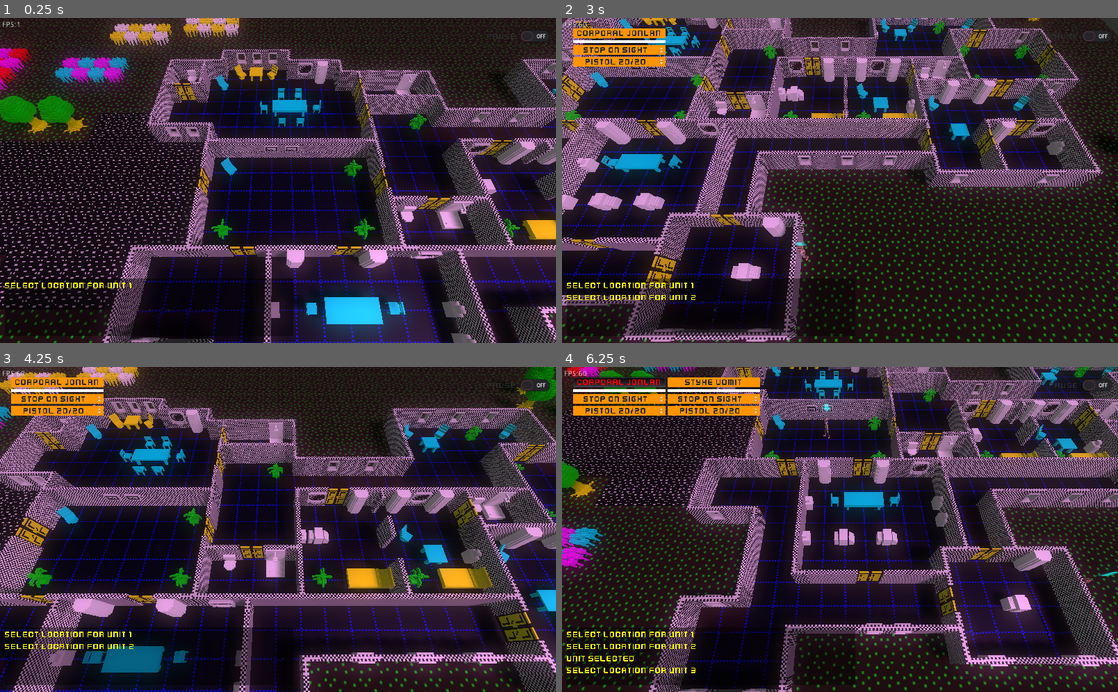
Above: before the commit, frames 1-4 (two rows, left to right).
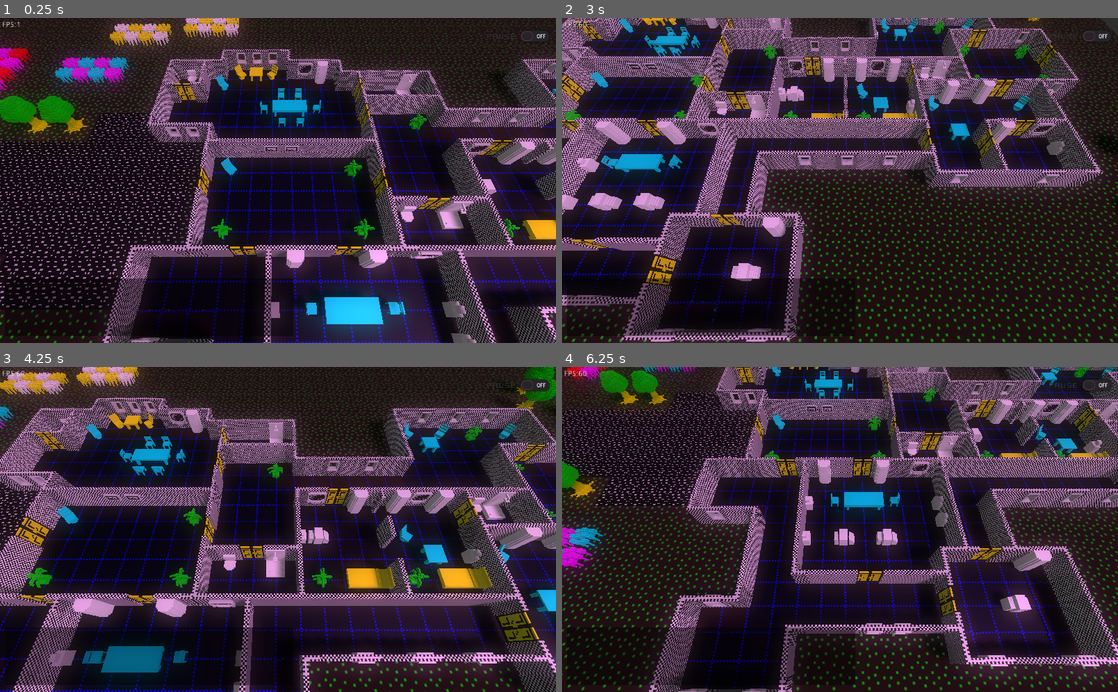
Above: after the commit, the same moments.

Repository: SteveSmith16384/LaserFodder
Game: Godot game, scene res://Main.tscn
Same seed, same stepped clock (60 frames per second), same inputs: the game is played once before the commit and once after it.
Inputs (mouse positions are in pixels of both pictures, inside the frame that each line leads up to):
- Up to frame 1 (0.25 s): no input
- Up to frame 2 (3 s): move the mouse to (962, 164) at 0.52 s; hold D (right) 0.53-1.28 s; tap one key every 0.75 s from 0.6 s: 1 (unit_1) 2 (unit_2) 3 (unit_3) 4 (unit_4); click (962, 164) at 0.67 s; move the mouse to (728, 196) at 1.27 s; hold S (down) 1.28-2.03 s; move the mouse to (895, 109) at 2.02 s; hold D (right) 2.03-2.78 s; move the mouse to (812, 245) at 2.77 s; hold W (up) from 2.78 s (still down); click (812, 245) at 2.92 s
- Up to frame 3 (4.25 s): move the mouse to (444, 578) at 3.52 s; release W (up) at 3.53 s; hold A (left) from 3.53 s (still down); tap 5 (unit_5) at 3.6 s; tap R (reload, bound only after the commit) at 4.15 s
- Up to frame 4 (6.25 s): move the mouse to (673, 480) at 4.27 s; tap 1 (unit_1) at 4.35 s; move the mouse to (867, 529) at 5.02 s; release A (left) at 5.03 s; hold S (down) 5.03-5.78 s; tap 2 (unit_2) at 5.1 s; click (867, 529) at 5.17 s; move the mouse to (756, 448) at 5.77 s; hold D (right) from 5.78 s (still down); tap 3 (unit_3) at 5.85 s

The runs differ from the first frame. In frame 1, 0.2% of the frame differs, in the area x 0-24%, y 81-84%; in frame 2, 1.9%; in frame 3, 1.8%; in frame 4, 3.8%, in the area x 0-100%, y 2-95%.
Error before the commit: Invalid get index '0' (on base: 'Array'). (res://GameScene.gd:27)
Error after the commit: Parse Error: The identifier "player" isn't declared in the current scope. (res://GameScene.gd:262)

Commit message:
Can reload

Diff:
--- a/src/CarriedAP100Grenade.tscn
+++ b/src/CarriedAP100Grenade.tscn
@@ -7,7 +7,7 @@
 
 [node name="IsItem" parent="." instance=ExtResource( 1 )]
 item_name = "Grenade"
-one_off = true
+one_off_shot = true
 
 [node name="IsGrenade" parent="." instance=ExtResource( 2 )]
 radius = 7.0
--- a/src/CarriedAP25Grenade.tscn
+++ b/src/CarriedAP25Grenade.tscn
@@ -7,7 +7,7 @@
 
 [node name="IsItem" parent="." instance=ExtResource( 1 )]
 item_name = "Grenade"
-one_off = true
+one_off_shot = true
 
 [node name="IsGrenade" parent="." instance=ExtResource( 2 )]
 radius = 5.0
--- a/src/CarriedAP50Grenade.tscn
+++ b/src/CarriedAP50Grenade.tscn
@@ -7,7 +7,7 @@
 
 [node name="IsItem" parent="." instance=ExtResource( 1 )]
 item_name = "Grenade"
-one_off = true
+one_off_shot = true
 
 [node name="IsGrenade" parent="." instance=ExtResource( 2 )]
 radius = 6.0
--- /dev/null
+++ b/src/CarriedAutogun.tscn
@@ -0,0 +1,15 @@
+[gd_scene load_steps=4 format=2]
+
+[ext_resource path="res://components/IsItem.tscn" type="PackedScene" id=1]
+[ext_resource path="res://components/IsGun.tscn" type="PackedScene" id=2]
+[ext_resource path="res://Bullet.tscn" type="PackedScene" id=3]
+
+[node name="CarriedAutogun" type="Node"]
+
+[node name="IsGun" parent="." instance=ExtResource( 2 )]
+damage = 60.0
+accuracy = 60
+bullet_class = ExtResource( 3 )
+
+[node name="IsItem" parent="." instance=ExtResource( 1 )]
+item_name = "Autogun"
--- /dev/null
+++ b/src/CarriedLasPack.tscn
@@ -0,0 +1,8 @@
+[gd_scene load_steps=2 format=2]
+
+[ext_resource path="res://components/IsItem.tscn" type="PackedScene" id=1]
+
+[node name="CarriedLasPack" type="Node"]
+
+[node name="IsItem" parent="." instance=ExtResource( 1 )]
+item_name = "Las Pack"
--- /dev/null
+++ b/src/CarriedRocket.tscn
@@ -0,0 +1,12 @@
+[gd_scene load_steps=3 format=2]
+
+[ext_resource path="res://components/IsItem.tscn" type="PackedScene" id=1]
+[ext_resource path="res://components/IsAmmo.tscn" type="PackedScene" id=2]
+
+[node name="CarriedRocket" type="Node"]
+
+[node name="IsItem" parent="." instance=ExtResource( 1 )]
+item_name = "Rocket"
+
+[node name="IsAmmo" parent="." instance=ExtResource( 2 )]
+ammo_type = 1
--- a/src/CarriedRocketLauncher.tscn
+++ b/src/CarriedRocketLauncher.tscn
@@ -8,8 +8,13 @@
 
 [node name="IsItem" parent="." instance=ExtResource( 1 )]
 item_name = "Rocket Launcher"
+one_off_shot = true
 
 [node name="IsGun" parent="." instance=ExtResource( 2 )]
 opp_fire = false
+reload_time_millis = 5000.0
 burst_size = 1
+max_ammo = 1
+infinite_ammo = false
 bullet_class = ExtResource( 3 )
+ammo_type = 1
--- a/src/CreateEquipment.gd
+++ b/src/CreateEquipment.gd
@@ -1,20 +1,25 @@
 class_name CreateEquipment
 extends Node
 
-enum EquipType { Pistol, AP25, AP50, AP100, MediKit, RocketLauncher }
+enum EquipType { Pistol, Autogun, AP25, AP50, AP100, MediKit, RocketLauncher, Rocket }
 
 const carriedpistol_class = preload("res://CarriedPistol.tscn")
+const carriedautogun_class = preload("res://CarriedAutogun.tscn")
+const carriedlaspack_class = preload("res://CarriedLasPack.tscn")
 const carriedap25grenade_class = preload("res://CarriedAP25Grenade.tscn")
 const carriedap50grenade_class = preload("res://CarriedAP50Grenade.tscn")
 const carriedap100grenade_class = preload("res://CarriedAP100Grenade.tscn")
-#const carriedrocketlauncher_class = preload("res://CarriedRocketLauncher.tscn")
+const carriedrocketlauncher_class = preload("res://CarriedRocketLauncher.tscn")
 const carriedmedikit_class = preload("res://CarriedMediKit.tscn")
+const carriedrocket_class = preload("res://CarriedRocket.tscn")
 
 
 static func get_equipment(type: int):
 	match type:
 		EquipType.Pistol:
 			return carriedpistol_class.instance()
+		EquipType.Autogun:
+			return carriedautogun_class.instance()
 		EquipType.AP25:
 			return carriedap25grenade_class.instance()
 		EquipType.AP50:
@@ -23,7 +28,9 @@
 			return carriedap100grenade_class.instance()
 		EquipType.MediKit:
 			return carriedmedikit_class.instance()
-#		EquipType.RocketLauncher:
-#			return carriedrocketlauncher_class.instance()
+		EquipType.RocketLauncher:
+			return carriedrocketlauncher_class.instance()
+		EquipType.Rocket:
+			return carriedrocket_class.instance()
 		_:
 			push_error("Unknown type:" + str(type))
--- a/src/FiredRocket.gd
+++ b/src/FiredRocket.gd
@@ -13,7 +13,7 @@
 	pass
 
 
-func init(gun_data):
+func init(_shooter, _side, gun_data, _col:Color):
 	is_gun = gun_data
 	pass
 
--- a/src/GameScene.gd
+++ b/src/GameScene.gd
@@ -37,6 +37,8 @@
 	elif Input.is_action_just_pressed("unit_5"):
 		var players = get_tree().get_nodes_in_group("player")
 		_on_player_selected(players[4])
+	elif Input.is_action_just_pressed("reload"):
+		_reload()
 	pass
 
 
@@ -105,7 +107,7 @@
 				# Shoot!
 				var can_carry = selected_unit.get_node("CanCarry")
 				if can_carry.current_item != null:
-					if can_carry.current_item.get_node("IsItem").one_off:
+					if can_carry.current_item.get_node("IsItem").one_off_shot:
 						shoot_clicked = false
 					var can_shoot = selected_unit.get_node("CanUseItem")
 					var shot_fired = can_shoot.use_item(can_carry.current_item, result.position)
@@ -183,16 +185,12 @@
 	player.get_node("UnitData").init(Globals.get_unit_name(idx), Globals.SIDE_PLAYER)
 
 	player.connect("health_changed", self, "_on_player_health_changed")
-	#self.call_deferred("add_child", player)
 	$SternersHouse.add_child(player)
 
 	var num = get_tree().get_nodes_in_group("player").size()
 	player.set_label(num)
 
 	$GameUI.add_player_icon(player)
-
-#	if selected_unit == null:
-#		_on_player_selected(player)
 	pass
 
 
@@ -238,3 +236,29 @@
 #			selected_unit = null
 		append_log(unit_data.unit_name + " HAS BEEN KILLED!")
 	pass
+
+
+func _reload():
+	var can_carry:CanCarry = selected_unit.get_node("CanCarry")
+	var gun:IsGun = can_carry.current_item.find_node("IsGun", false)
+	if gun == null:
+		return
+
+	if gun.get_ammo() >= gun.max_ammo:
+		append_log("Weapon already at full ammo")
+		return
+
+	for item in can_carry.items:
+		var ammo = item.find_node("IsAmmo", false)
+		if ammo == null:
+			continue
+		if ammo.ammo_type != gun.ammo_type:
+			continue
+
+		gun.reload()
+		can_carry.items.erase(item)
+		append_log("Weapon reloaded")
+		# todo - player can't shoot until reload time
+		player.emit_signal_equipment_changed()
+		break
+	pass
--- a/src/PlayerUnit.gd
+++ b/src/PlayerUnit.gd
@@ -1,11 +1,4 @@
 extends KinematicBody
-
-#const carriedpistol_class = preload("res://CarriedPistol.tscn")
-#const carriedap25grenade_class = preload("res://CarriedAP25Grenade.tscn")
-#const carriedap50grenade_class = preload("res://CarriedAP50Grenade.tscn")
-#const carriedap100grenade_class = preload("res://CarriedAP100Grenade.tscn")
-#const carriedrocketlauncher_class = preload("res://CarriedRocketLauncher.tscn")
-#const carriedmedikit_class = preload("res://CarriedMediKit.tscn")
 
 signal health_changed
 signal equipment_changed2
@@ -13,7 +6,7 @@
 onready var model = $Rotator/Spacesuit
 
 func _ready():
-	var pistol = CreateEquipment.get_equipment(CreateEquipment.EquipType.Pistol)# carriedpistol_class.instance()#rocketlauncher_class.instance()#
+	var pistol = CreateEquipment.get_equipment(CreateEquipment.EquipType.Pistol)
 	$CanCarry.items.push_back(pistol)
 	$CanCarry.current_item = $CanCarry.get_first_gun()
 
@@ -22,6 +15,12 @@
 
 	var medikit = CreateEquipment.get_equipment(CreateEquipment.EquipType.MediKit)
 	$CanCarry.items.push_back(medikit)
+
+	var rocketlauncher = CreateEquipment.get_equipment(CreateEquipment.EquipType.RocketLauncher)
+	$CanCarry.items.push_back(rocketlauncher)
+
+	var rocket = CreateEquipment.get_equipment(CreateEquipment.EquipType.Rocket)
+	$CanCarry.items.push_back(rocket)
 
 	model.idle()
 
--- a/src/components/CanCarry.gd
+++ b/src/components/CanCarry.gd
@@ -1,3 +1,4 @@
+class_name CanCarry
 extends Node
 
 var items = []
--- a/src/components/CanUseItem.gd
+++ b/src/components/CanUseItem.gd
@@ -30,7 +30,7 @@
 			$Audio_Shoot.play()
 
 		var unit_data:UnitData = get_parent().get_node("UnitData")
-		var bullet:Bullet = is_gun.bullet_class.instance()
+		var bullet:Spatial = is_gun.bullet_class.instance()
 		bullet.init(get_parent(), unit_data.side, is_gun, bullet_colour)
 		var origin = get_parent().get_node("Rotator/Muzzle").global_translation
 		#bullet.translation = get_parent().get_node("Muzzle").global_translation
--- /dev/null
+++ b/src/components/IsAmmo.gd
@@ -0,0 +1,6 @@
+class_name IsAmmo
+extends Node
+
+enum AmmoType { Laser, Rocket }
+
+export (AmmoType) var ammo_type : int
--- /dev/null
+++ b/src/components/IsAmmo.tscn
@@ -0,0 +1,6 @@
+[gd_scene load_steps=2 format=2]
+
+[ext_resource path="res://components/IsAmmo.gd" type="Script" id=1]
+
+[node name="IsAmmo" type="Node"]
+script = ExtResource( 1 )
--- a/src/components/IsGun.gd
+++ b/src/components/IsGun.gd
@@ -11,12 +11,16 @@
 export var accuracy:int = 70
 export(Resource) var shot_sfx
 export(Resource) var bullet_class
+export (IsAmmo.AmmoType) var ammo_type: int
 
 var _ammo: int = -1
 
 var time_of_next_shot:float = 0
 var num_left_in_burst: int = 3
 
+
+func _process(delta):
+	pass
 
 func get_ammo():
 	if infinite_ammo:
@@ -34,3 +38,8 @@
 	if _ammo < 0:
 		_ammo = 0
 	pass
+
+
+func reload():
+	_ammo = max_ammo
+	pass
--- a/src/components/IsItem.gd
+++ b/src/components/IsItem.gd
@@ -1,4 +1,4 @@
 extends Node
 
 export var item_name : String
-export var one_off = false
+export var one_off_shot = false
--- a/src/project.godot
+++ b/src/project.godot
@@ -13,6 +13,11 @@
 "class": "Bullet",
 "language": "GDScript",
 "path": "res://Bullet.gd"
+}, {
+"base": "Node",
+"class": "CanCarry",
+"language": "GDScript",
+"path": "res://components/CanCarry.gd"
 }, {
 "base": "Spatial",
 "class": "CanMove",
@@ -35,6 +40,11 @@
 "path": "res://FiredRocket.gd"
 }, {
 "base": "Node",
+"class": "IsAmmo",
+"language": "GDScript",
+"path": "res://components/IsAmmo.gd"
+}, {
+"base": "Node",
 "class": "IsGun",
 "language": "GDScript",
 "path": "res://components/IsGun.gd"
@@ -46,10 +56,12 @@
 } ]
 _global_script_class_icons={
 "Bullet": "",
+"CanCarry": "",
 "CanMove": "",
 "CreateEquipment": "",
 "CreateUnits": "",
 "FiredRocket": "",
+"IsAmmo": "",
 "IsGun": "",
 "UnitData": ""
 }
@@ -125,6 +137,11 @@
 , Object(InputEventKey,"resource_local_to_scene":false,"resource_name":"","device":0,"alt":false,"shift":false,"control":false,"meta":false,"command":false,"pressed":false,"scancode":16777234,"physical_scancode":0,"unicode":0,"echo":false,"script":null)
  ]
 }
+reload={
+"deadzone": 0.5,
+"events": [ Object(InputEventKey,"resource_local_to_scene":false,"resource_name":"","device":0,"alt":false,"shift":false,"control":false,"meta":false,"command":false,"pressed":false,"scancode":82,"physical_scancode":0,"unicode":0,"echo":false,"script":null)
+ ]
+}
 
 [layer_names]
 
